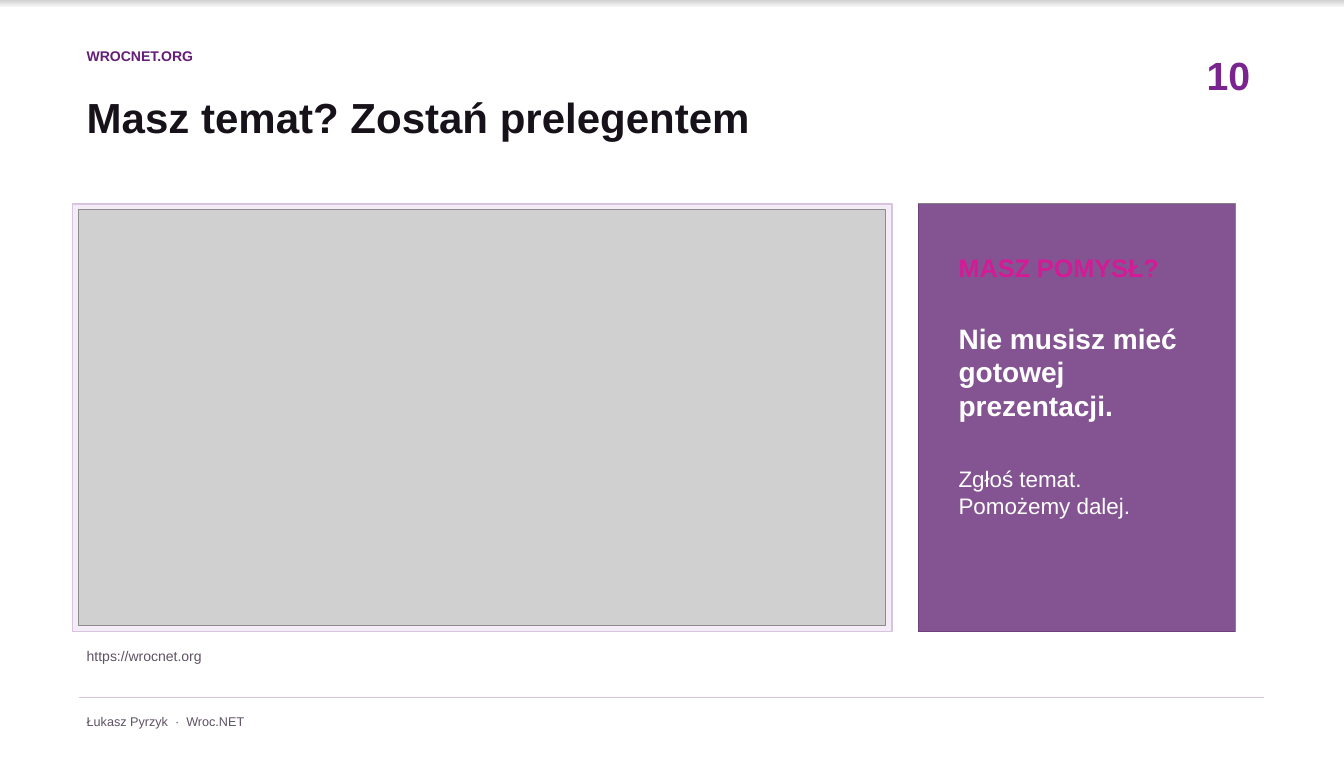
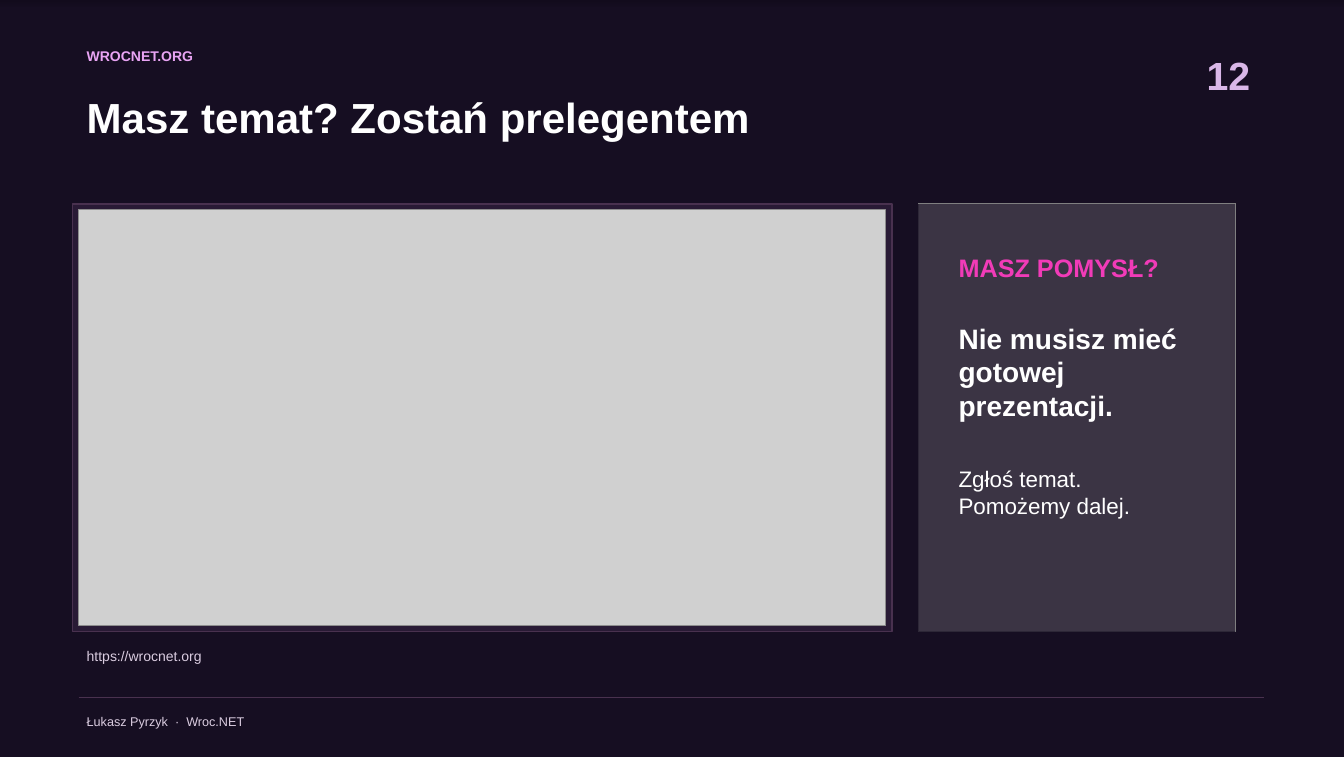
Before and after one commit to lukasz-pyrzyk/wrocnet.org, a slide deck: slide 12 of slides/171/2026-10-20-171-spotkanie.pptx (slide 10 before the commit). Drawn at 1344x757 pixels with LibreOffice and Linux fonts; fonts in the diff are those of the drawing; grey boxes stand for pictures. Boxes give left, top, right and bottom in pixels: in the first picture for what was removed or moved away, otherwise in the second. Text is boxed around its words. In the diff, an @@ line names an element or a change of style, - is before the commit and + after.

Commit message:
Refresh meetup 171 presentation with dark theme and updated flow

```diff
--- a/slides/171/2026-10-20-171-spotkanie.pptx
+++ b/slides/171/2026-10-20-171-spotkanie.pptx
@@ rectangle at (x1=0, y1=0, x2=1344, y2=757): fill #FFFFFF to #160E22 @@
@@ text "WROCNET.ORG" at (x1=87, y1=51, x2=193, y2=61): text colour #641E78 to #E9A4F4 @@
@@ text "Masz temat? Zostań prelegentem" at (x1=87, y1=102, x2=750, y2=142): text colour #171219 to #FFFFFF @@
@@ text at (x1=1207, y1=62, x2=1251, y2=90): text changed; text colour #7A248F to #D9B7E8 @@
-10
+12
@@ rectangle at (x1=73, y1=204, x2=892, y2=632): fill #F4EDF7 to #291A35; outline #D8C4DF 1 pt to #49314F 1 pt @@
@@ rectangle at (x1=918, y1=204, x2=1235, y2=632): fill #641E78 at 70% opacity to #160E22 at 80% opacity @@
@@ text added at (x1=959, y1=259, x2=1159, y2=278), 18 pt, text #F13BB8, bold @@
+MASZ POMYSŁ?
@@ text "https://wrocnet.org" at (x1=87, y1=651, x2=202, y2=664): text colour #5E5264 to #DACCE0 @@
@@ text "Łukasz Pyrzyk · Wroc.NET" at (x1=87, y1=717, x2=244, y2=729): text colour #5E5264 to #DACCE0 @@
@@ line (79, 697) - (1264, 697): stroke #D8C4DF 1 pt to #49314F 1 pt @@
```
Also in this commit, not shown: 9 other slides changed, 4 slides added, 3 slides removed, 4 other files.
